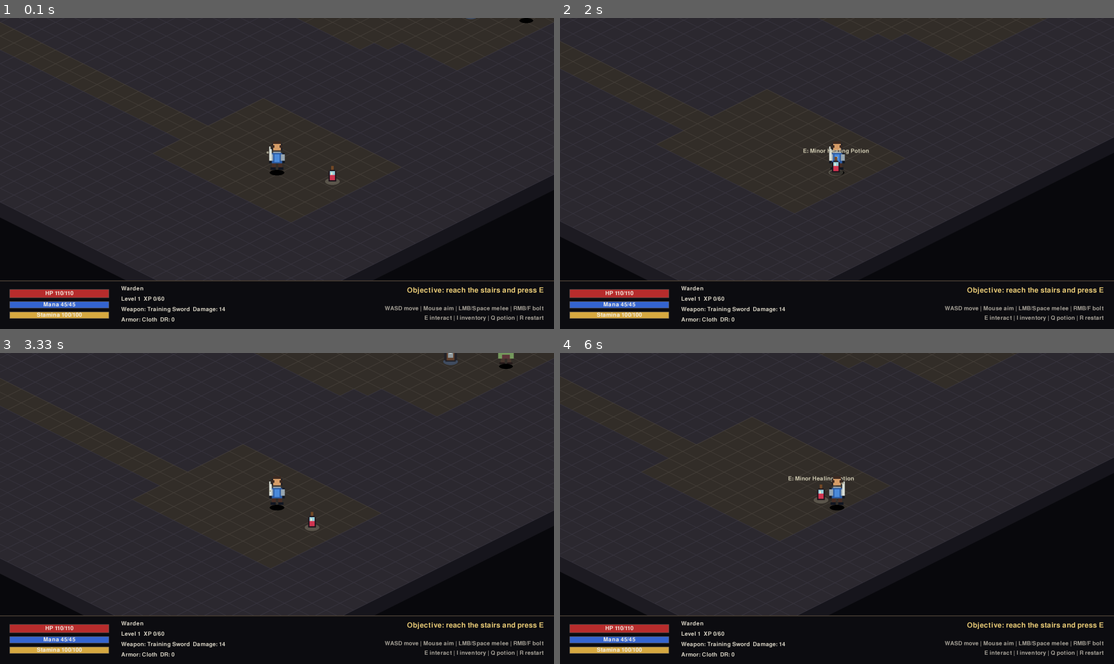
Above: before the commit, frames 1-4 (two rows, left to right).
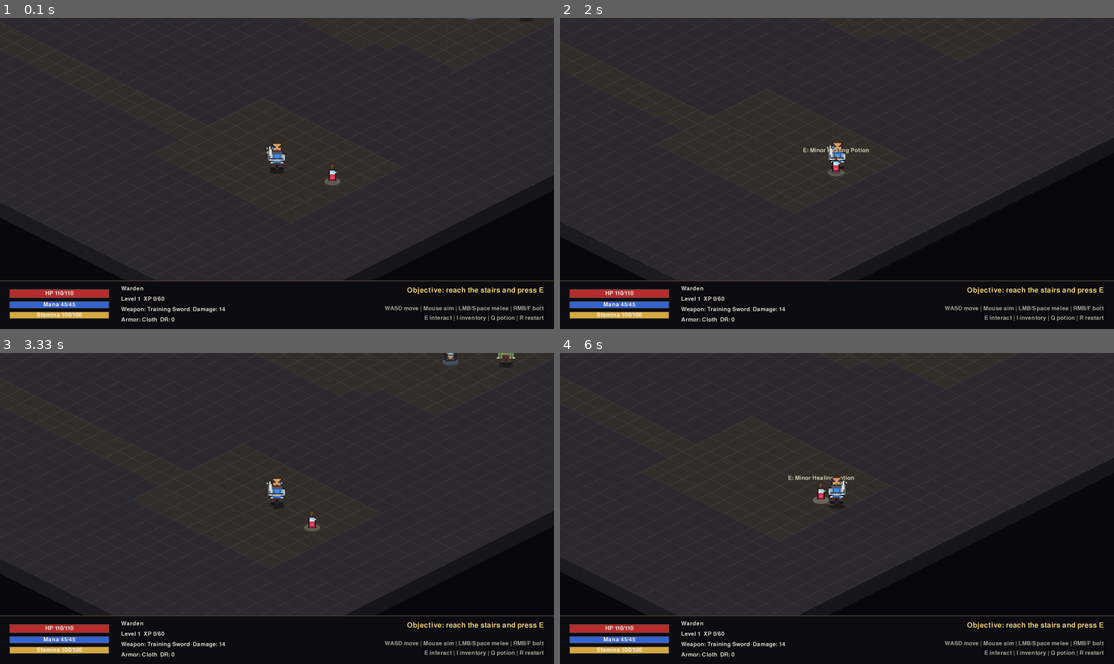
Above: after the commit, the same moments.

Repository: mattirk/arch-rogue
Game: pygame game, started from src/arch_rogue/__main__.py
Two runs of this game, one before a commit and one after it. Both use one fixed random seed, a clock stepped at 60 frames per second and the inputs below.
Inputs (mouse positions are in pixels of both pictures, inside the frame that each line leads up to):
- Up to frame 1 (0.1 s): no input
- Up to frame 2 (2 s): hold Right 0.33-0.8 s; move the mouse to (814, 185) at 0.37 s; hold Up 0.83-1.13 s; move the mouse to (842, 195) at 0.87 s; hold Right 1.17-1.63 s; move the mouse to (892, 241) at 1.2 s; hold Left from 1.67 s (still down); move the mouse to (665, 245) at 1.7 s
- Up to frame 3 (3.33 s): release Left at 2.2 s; hold Down 2.23-2.53 s; move the mouse to (343, 536) at 2.27 s; hold Left 2.57-2.97 s; move the mouse to (288, 402) at 2.6 s; hold Up from 3 s (still down); move the mouse to (77, 499) at 3.03 s
- Up to frame 4 (6 s): release Up at 3.37 s; hold Right 3.4-4.03 s; move the mouse to (837, 545) at 3.43 s; hold Down 4.07-4.43 s; move the mouse to (1047, 626) at 4.1 s; hold Left 4.47-4.93 s; move the mouse to (759, 443) at 4.5 s; hold Right 4.97-5.43 s; move the mouse to (981, 480) at 5 s; hold Up 5.47-5.77 s; move the mouse to (626, 440) at 5.5 s; hold Right from 5.8 s (still down); move the mouse to (1036, 483) at 5.83 s

The runs differ from the first frame. In frame 1, 0.2% of the frame differs, in the area x 13-97%, y 0-83%; in frame 2, 0.2%; in frame 3, 0.2%; in frame 4, 0.3%, in the area x 41-91%, y 39-85%.

Commit message:
Some cleanup

Diff:
--- a/src/arch_rogue/game.py
+++ b/src/arch_rogue/game.py
@@ -125,6 +125,10 @@
     color: Color = (170, 70, 65)
     facing_x: float = 1.0
     facing_y: float = 0.0
+    moving: bool = False
+    move_x: float = 1.0
+    move_y: float = 0.0
+    anim_time: float = 0.0
 
     @property
     def alive(self) -> bool:
@@ -147,6 +151,10 @@
     next_xp: int = 60
     facing_x: float = 1.0
     facing_y: float = 0.0
+    moving: bool = False
+    move_x: float = 1.0
+    move_y: float = 0.0
+    anim_time: float = 0.0
     melee_timer: float = 0.0
     bolt_timer: float = 0.0
     inventory: list[Item] = field(default_factory=list)
@@ -291,6 +299,18 @@
     ) -> None:
         pygame.draw.rect(surface, color, (x, y, w, h))
 
+    def _dot(self, surface: pygame.Surface, x: int, y: int, color: Color) -> None:
+        self._rect(surface, x, y, 1, 1, color)
+
+    def _line(
+        self,
+        surface: pygame.Surface,
+        start: tuple[int, int],
+        end: tuple[int, int],
+        color: Color,
+    ) -> None:
+        pygame.draw.line(surface, color, start, end)
+
     def _scale(
         self, surface: pygame.Surface, scale: int | None = None
     ) -> pygame.Surface:
@@ -327,6 +347,19 @@
         self._rect(s, 10, 19, 3, 3, leather)
         self._rect(s, 4, 22, 4, 2, outline)
         self._rect(s, 10, 22, 4, 2, outline)
+        self._rect(s, 7, 6, 1, 1, (40, 35, 32))
+        self._rect(s, 10, 6, 1, 1, (40, 35, 32))
+        self._rect(s, 8, 8, 2, 1, (170, 105, 78))
+        self._rect(s, 5, 10, 8, 1, (108, 82, 50))
+        self._rect(s, 4, 15, 10, 1, (30, 58, 116))
+        self._rect(s, 6, 16, 6, 1, (235, 205, 112))
+        self._rect(s, 4, 18, 2, 1, steel_hi)
+        self._rect(s, 12, 18, 2, 1, steel_hi)
+        self._rect(s, 8, 20, 2, 2, outline)
+        self._rect(s, 3, 13, 1, 3, steel_hi)
+        self._rect(s, 14, 13, 1, 3, (86, 91, 103))
+        self._rect(s, 15, 9, 1, 8, (96, 104, 112))
+        self._dot(s, 16, 7, steel_hi)
         return s
 
     def _ghoul(self) -> pygame.Surface:
@@ -351,6 +384,18 @@
         self._rect(s, 10, 18, 3, 3, cloth)
         self._rect(s, 4, 21, 4, 1, outline)
         self._rect(s, 10, 21, 4, 1, outline)
+        self._rect(s, 6, 6, 1, 1, eye)
+        self._rect(s, 11, 6, 1, 1, eye)
+        self._rect(s, 8, 8, 3, 1, (50, 29, 32))
+        self._rect(s, 5, 12, 2, 1, flesh_hi)
+        self._rect(s, 9, 13, 3, 1, (72, 102, 70))
+        self._rect(s, 4, 14, 1, 4, (64, 102, 70))
+        self._rect(s, 13, 14, 1, 4, (64, 102, 70))
+        self._rect(s, 2, 17, 2, 1, (202, 202, 162))
+        self._rect(s, 14, 17, 2, 1, (202, 202, 162))
+        self._rect(s, 7, 16, 1, 2, (56, 35, 38))
+        self._rect(s, 10, 16, 1, 2, (56, 35, 38))
+        self._dot(s, 12, 10, rot)
         return s
 
     def _cultist(self) -> pygame.Surface:
@@ -373,6 +418,18 @@
         self._rect(s, 14, 8, 1, 4, flame)
         self._rect(s, 13, 10, 3, 2, flame)
         self._rect(s, 4, 20, 10, 2, outline)
+        self._rect(s, 5, 4, 1, 4, (54, 31, 92))
+        self._rect(s, 12, 4, 1, 4, (42, 25, 70))
+        self._rect(s, 8, 7, 2, 1, (184, 138, 218))
+        self._rect(s, 8, 12, 2, 2, trim)
+        self._rect(s, 6, 15, 1, 4, trim)
+        self._rect(s, 11, 15, 1, 4, (63, 39, 105))
+        self._rect(s, 3, 17, 12, 1, (47, 32, 82))
+        self._rect(s, 14, 6, 1, 2, (255, 175, 255))
+        self._dot(s, 15, 8, (255, 220, 255))
+        self._dot(s, 13, 9, (255, 220, 255))
+        self._rect(s, 4, 21, 3, 1, trim)
+        self._rect(s, 11, 21, 3, 1, trim)
         return s
 
     def _gate_warden(self) -> pygame.Surface:
@@ -399,6 +456,19 @@
         self._rect(s, 11, 19, 3, 4, dark)
         self._rect(s, 5, 23, 5, 2, outline)
         self._rect(s, 10, 23, 5, 2, outline)
+        self._rect(s, 5, 1, 3, 2, brass_hi)
+        self._rect(s, 12, 1, 3, 2, brass_hi)
+        self._rect(s, 7, 6, 6, 1, (98, 48, 34))
+        self._rect(s, 6, 10, 8, 1, (210, 148, 70))
+        self._rect(s, 6, 14, 8, 1, (91, 98, 98))
+        self._rect(s, 9, 12, 2, 3, (255, 202, 90))
+        self._rect(s, 3, 16, 4, 2, (78, 84, 86))
+        self._rect(s, 13, 16, 4, 2, (78, 84, 86))
+        self._rect(s, 1, 11, 3, 5, dark)
+        self._rect(s, 16, 12, 3, 5, brass)
+        self._rect(s, 17, 13, 1, 3, brass_hi)
+        self._dot(s, 9, 4, eye)
+        self._dot(s, 11, 4, eye)
         return s
 
     def _potion(self) -> pygame.Surface:
@@ -414,6 +484,11 @@
         self._rect(s, 4, 5, 4, 3, glass)
         self._rect(s, 4, 8, 4, 4, liquid)
         self._rect(s, 5, 6, 1, 2, shine)
+        self._rect(s, 6, 2, 1, 2, (82, 49, 27))
+        self._rect(s, 4, 7, 4, 1, (205, 238, 245))
+        self._rect(s, 5, 10, 2, 1, (248, 96, 116))
+        self._rect(s, 4, 12, 4, 1, (125, 28, 52))
+        self._dot(s, 8, 6, shine)
         return s
 
     def _weapon(self) -> pygame.Surface:
@@ -427,6 +502,12 @@
         self._rect(s, 6, 8, 6, 2, guard)
         self._rect(s, 8, 10, 2, 3, grip)
         self._rect(s, 7, 13, 4, 1, guard)
+        self._rect(s, 9, 1, 1, 7, (248, 252, 242))
+        self._rect(s, 6, 4, 1, 3, blade)
+        self._rect(s, 5, 8, 1, 1, (230, 178, 78))
+        self._rect(s, 11, 8, 1, 1, (230, 178, 78))
+        self._rect(s, 9, 11, 1, 2, (130, 82, 48))
+        self._dot(s, 8, 12, (230, 178, 78))
         return s
 
     def _armor(self) -> pygame.Surface:
@@ -441,20 +522,34 @@
         self._rect(s, 5, 5, 4, 5, plate)
         self._rect(s, 6, 5, 2, 2, hi)
         self._rect(s, 3, 12, 8, 1, outline)
+        self._rect(s, 4, 4, 1, 7, (60, 42, 34))
+        self._rect(s, 9, 4, 1, 7, (63, 50, 44))
+        self._rect(s, 5, 8, 4, 1, (95, 102, 106))
+        self._rect(s, 6, 10, 2, 1, (200, 160, 80))
+        self._dot(s, 4, 6, hi)
+        self._dot(s, 9, 7, (82, 88, 94))
         return s
 
     def _blue_bolt(self) -> pygame.Surface:
-        s = self._surface(10, 10)
-        self._rect(s, 4, 0, 2, 10, (68, 170, 255))
-        self._rect(s, 2, 3, 6, 4, (86, 215, 255))
-        self._rect(s, 4, 4, 2, 2, (240, 250, 255))
+        s = self._surface(14, 10)
+        self._rect(s, 2, 4, 9, 2, (68, 170, 255))
+        self._rect(s, 5, 2, 5, 6, (86, 215, 255))
+        self._rect(s, 10, 3, 3, 4, (68, 170, 255))
+        self._rect(s, 8, 4, 3, 2, (240, 250, 255))
+        self._rect(s, 0, 3, 3, 1, (36, 92, 190))
+        self._rect(s, 0, 6, 3, 1, (36, 92, 190))
+        self._dot(s, 12, 5, (240, 250, 255))
         return s
 
     def _void_bolt(self) -> pygame.Surface:
-        s = self._surface(10, 10)
-        self._rect(s, 4, 0, 2, 10, (119, 54, 184))
-        self._rect(s, 2, 3, 6, 4, (210, 83, 238))
-        self._rect(s, 4, 4, 2, 2, (255, 190, 255))
+        s = self._surface(14, 10)
+        self._rect(s, 2, 4, 9, 2, (119, 54, 184))
+        self._rect(s, 5, 2, 5, 6, (210, 83, 238))
+        self._rect(s, 10, 3, 3, 4, (119, 54, 184))
+        self._rect(s, 8, 4, 3, 2, (255, 190, 255))
+        self._rect(s, 0, 3, 3, 1, (54, 30, 102))
+        self._rect(s, 0, 6, 3, 1, (54, 30, 102))
+        self._dot(s, 12, 5, (255, 220, 255))
         return s
 
     def _slash(self) -> pygame.Surface:
@@ -466,6 +561,10 @@
         self._rect(s, 8, 3, 4, 2, pale)
         self._rect(s, 11, 2, 3, 2, gold)
         self._rect(s, 14, 1, 2, 1, pale)
+        self._rect(s, 3, 8, 5, 1, (146, 90, 42))
+        self._rect(s, 6, 6, 7, 1, (255, 252, 210))
+        self._dot(s, 13, 4, pale)
+        self._dot(s, 16, 2, (255, 252, 210))
         return s
 
 
@@ -485,6 +584,7 @@
         self.running = True
         self.inventory_open = False
         self.state = "playing"
+        self.elapsed = 0.0
         self.restart()
 
     def restart(self) -> None:
@@ -616,6 +716,7 @@
                     self.player_cast_bolt()
 
     def update(self, dt: float) -> None:
+        self.elapsed += dt
         self.update_player_aim()
         self.update_player(dt)
         self.update_enemies(dt)
@@ -636,6 +737,7 @@
             self.player.facing_y = dy / length
 
     def update_player(self, dt: float) -> None:
+        self.player.moving = False
         keys = pygame.key.get_pressed()
         dx = float(keys[pygame.K_d] or keys[pygame.K_RIGHT]) - float(
             keys[pygame.K_a] or keys[pygame.K_LEFT]
@@ -659,6 +761,7 @@
         self.player.mana = min(self.player.max_mana, self.player.mana + 5 * dt)
 
     def move_actor(self, actor: Player | Enemy, dx: float, dy: float) -> None:
+        old_x, old_y = actor.x, actor.y
         new_x = actor.x + dx
         if not self.dungeon.blocked_for_radius(new_x, actor.y):
             actor.x = new_x
@@ -666,8 +769,18 @@
         if not self.dungeon.blocked_for_radius(actor.x, new_y):
             actor.y = new_y
 
+        actual_dx = actor.x - old_x
+        actual_dy = actor.y - old_y
+        distance = math.hypot(actual_dx, actual_dy)
+        if distance > 0.0001:
+            actor.moving = True
+            actor.move_x = actual_dx / distance
+            actor.move_y = actual_dy / distance
+            actor.anim_time += distance * 4.8
+
     def update_enemies(self, dt: float) -> None:
         for enemy in self.enemies:
+            enemy.moving = False
             enemy.attack_timer = max(0.0, enemy.attack_timer - dt)
             dx = self.player.x - enemy.x
             dy = self.player.y - enemy.y
@@ -1023,6 +1136,43 @@
                 [top, right, bottom, left],
                 WORLD_SCALE,
             )
+            seed = (x * 928371 + y * 364479) & 7
+            if seed in (1, 4, 6):
+                pygame.draw.line(
+                    self.screen,
+                    (69, 65, 76),
+                    (sx - 15 * WORLD_SCALE, sy - 9 * WORLD_SCALE),
+                    (sx - 4 * WORLD_SCALE, sy - 14 * WORLD_SCALE),
+                    WORLD_SCALE,
+                )
+                pygame.draw.line(
+                    self.screen,
+                    (22, 21, 28),
+                    (sx + 10 * WORLD_SCALE, sy + 18 * WORLD_SCALE),
+                    (sx + 2 * WORLD_SCALE, sy + wall_h - 5 * WORLD_SCALE),
+                    WORLD_SCALE,
+                )
+            if seed in (2, 5):
+                pygame.draw.rect(
+                    self.screen,
+                    (34, 54, 43),
+                    (
+                        sx - 24 * WORLD_SCALE,
+                        sy + 18 * WORLD_SCALE,
+                        6 * WORLD_SCALE,
+                        2 * WORLD_SCALE,
+                    ),
+                )
+                pygame.draw.rect(
+                    self.screen,
+                    (40, 68, 50),
+                    (
+                        sx + 13 * WORLD_SCALE,
+                        sy + 8 * WORLD_SCALE,
+                        5 * WORLD_SCALE,
+                        2 * WORLD_SCALE,
+                    ),
+                )
             return
 
         base = (52, 47, 42) if tile == Tile.FLOOR else (76, 58, 36)
@@ -1031,6 +1181,44 @@
         pygame.draw.lines(
             self.screen, edge, True, [top, right, bottom, left], WORLD_SCALE
         )
+        seed = (x * 1103515245 + y * 12345) & 15
+        if seed in (0, 3, 7, 12):
+            pygame.draw.line(
+                self.screen,
+                (38, 35, 33),
+                (sx - 18 * WORLD_SCALE, sy - 2 * WORLD_SCALE),
+                (sx - 6 * WORLD_SCALE, sy + 4 * WORLD_SCALE),
+                WORLD_SCALE,
+            )
+        if seed in (2, 8, 14):
+            pygame.draw.rect(
+                self.screen,
+                (71, 63, 54),
+                (
+                    sx + 8 * WORLD_SCALE,
+                    sy - 6 * WORLD_SCALE,
+                    3 * WORLD_SCALE,
+                    2 * WORLD_SCALE,
+                ),
+            )
+            pygame.draw.rect(
+                self.screen,
+                (43, 39, 36),
+                (
+                    sx + 15 * WORLD_SCALE,
+                    sy + 7 * WORLD_SCALE,
+                    2 * WORLD_SCALE,
+                    2 * WORLD_SCALE,
+                ),
+            )
+        if seed in (5, 10):
+            pygame.draw.line(
+                self.screen,
+                (76, 68, 58),
+                (sx - 4 * WORLD_SCALE, sy - 10 * WORLD_SCALE),
+                (sx + 14 * WORLD_SCALE, sy - 2 * WORLD_SCALE),
+                WORLD_SCALE,
+            )
         if tile == Tile.STAIRS:
             pygame.draw.line(
                 self.screen,
@@ -1052,6 +1240,19 @@
                 (sx - 6 * WORLD_SCALE, sy + 12 * WORLD_SCALE),
                 (sx + 6 * WORLD_SCALE, sy + 12 * WORLD_SCALE),
                 3 * WORLD_SCALE,
+            )
+            pygame.draw.line(
+                self.screen,
+                (255, 225, 132),
+                (sx - 20 * WORLD_SCALE, sy - 8 * WORLD_SCALE),
+                (sx + 20 * WORLD_SCALE, sy - 8 * WORLD_SCALE),
+                WORLD_SCALE,
+            )
+            pygame.draw.circle(
+                self.screen,
+                (255, 214, 105),
+                (sx, sy - 16 * WORLD_SCALE),
+                max(2, 2 * WORLD_SCALE),
             )
 
     def draw_world_objects(self) -> None:
@@ -1087,14 +1288,93 @@
                 surface, surface.get_rect(center=(sx, sy - 34 * WORLD_SCALE))
             )
 
-    def draw_shadow(self, x: float, y: float, width: int, height: int) -> None:
+    def draw_shadow(
+        self, x: float, y: float, width: int, height: int, moving: bool = False
+    ) -> None:
         sx, sy = self.world_to_screen(x, y)
-        scaled_w = width * WORLD_SCALE
-        scaled_h = height * WORLD_SCALE
-        pygame.draw.ellipse(
+        squash = 1 + int(moving and math.sin(self.elapsed * 18.0) > 0)
+        scaled_w = (width + squash * 2) * WORLD_SCALE
+        scaled_h = max(1, (height - squash) * WORLD_SCALE)
+        shadow = pygame.Surface((scaled_w, scaled_h), pygame.SRCALPHA)
+        pygame.draw.ellipse(shadow, (0, 0, 0, 95), shadow.get_rect())
+        self.screen.blit(
+            shadow,
+            shadow.get_rect(center=(sx, sy + 10 * WORLD_SCALE)),
+        )
+
+    def walk_offsets(self, actor: Player | Enemy) -> tuple[int, int]:
+        if not actor.moving:
+            return 0, 0
+        bob = int(abs(math.sin(actor.anim_time * math.tau)) * 3)
+        sway = int(math.sin(actor.anim_time * math.tau) * 2)
+        return sway, bob
+
+    def iso_screen_direction(self, dx: float, dy: float) -> tuple[float, float]:
+        screen_dx = (dx - dy) * TILE_W / 2
+        screen_dy = (dx + dy) * TILE_H / 2
+        length = math.hypot(screen_dx, screen_dy)
+        if length <= 0.001:
+            return 1.0, 0.0
+        return screen_dx / length, screen_dy / length
+
+    def draw_movement_trail(
+        self, actor: Player | Enemy, color: Color, size: int = 2
+    ) -> None:
+        if not actor.moving:
+            return
+        sx, sy = self.world_to_screen(actor.x, actor.y)
+        vx, vy = self.iso_screen_direction(actor.move_x, actor.move_y)
+        phase = abs(math.sin(actor.anim_time * math.tau))
+        for step, alpha in ((1, 86), (2, 48)):
+            px = sx - int(vx * (7 + step * 8) * WORLD_SCALE)
+            py = sy + int(8 * WORLD_SCALE) - int(vy * (3 + step * 5) * WORLD_SCALE)
+            dust = pygame.Surface(
+                (size * 5 * WORLD_SCALE, size * 2 * WORLD_SCALE), pygame.SRCALPHA
+            )
+            pygame.draw.rect(
+                dust,
+                (*color, int(alpha * (0.55 + phase * 0.45))),
+                dust.get_rect(),
+            )
+            self.screen.blit(dust, dust.get_rect(center=(px, py)))
+
+    def draw_sprite_direction_cue(
+        self,
+        sx: int,
+        sy: int,
+        dx: float,
+        dy: float,
+        color: Color,
+        hostile: bool = False,
+    ) -> None:
+        vx, vy = self.iso_screen_direction(dx, dy)
+        scale = WORLD_SCALE
+        chest_x = sx + int(vx * 12 * scale)
+        chest_y = sy - 42 * scale + int(vy * 5 * scale)
+        foot_x = sx + int(vx * 10 * scale)
+        foot_y = sy - 9 * scale + int(vy * 4 * scale)
+        dark = (30, 24, 30) if hostile else (25, 33, 44)
+        pygame.draw.rect(
             self.screen,
-            (0, 0, 0, 90),
-            (sx - scaled_w // 2, sy + 6 * WORLD_SCALE, scaled_w, scaled_h),
+            dark,
+            (chest_x - 3 * scale, chest_y - 3 * scale, 6 * scale, 6 * scale),
+        )
+        pygame.draw.rect(
+            self.screen,
+            color,
+            (chest_x - 2 * scale, chest_y - 2 * scale, 4 * scale, 4 * scale),
+        )
+        pygame.draw.line(
+            self.screen,
+            color,
+            (sx, sy - 20 * scale),
+            (foot_x, foot_y),
+            max(1, scale),
+        )
+        pygame.draw.rect(
+            self.screen,
+            color,
+            (foot_x - 2 * scale, foot_y - scale, 4 * scale, 2 * scale),
         )
 
     def blit_sprite(
@@ -1104,25 +1384,38 @@
         y: float,
         y_offset: int = 0,
         facing_x: float = 1.0,
+        x_offset: int = 0,
     ) -> tuple[int, int]:
         sx, sy = self.world_to_screen(x, y)
         turned_sprite = (
             pygame.transform.flip(sprite, True, False) if facing_x < 0 else sprite
         )
-        rect = turned_sprite.get_rect(midbottom=(sx, sy + y_offset * WORLD_SCALE))
+        rect = turned_sprite.get_rect(
+            midbottom=(sx + x_offset * WORLD_SCALE, sy + y_offset * WORLD_SCALE)
+        )
         self.screen.blit(turned_sprite, rect)
-        return sx, sy
+        return rect.centerx, sy
 
     def draw_player(self, player: Player) -> None:
-        self.draw_shadow(player.x, player.y, 34, 13)
+        sway, bob = self.walk_offsets(player)
+        self.draw_shadow(player.x, player.y, 34, 13, moving=player.moving)
+        self.draw_movement_trail(player, (145, 130, 98), size=2)
         sx, sy = self.blit_sprite(
             self.sprites.player,
             player.x,
             player.y,
-            y_offset=6,
+            y_offset=6 - bob,
             facing_x=player.facing_x,
-        )
-        self.draw_pixel_aim_marker(sx, sy, player.facing_x, player.facing_y)
+            x_offset=sway,
+        )
+        cue_dx = player.move_x if player.moving else player.facing_x
+        cue_dy = player.move_y if player.moving else player.facing_y
+        self.draw_sprite_direction_cue(
+            sx, sy - bob * WORLD_SCALE, cue_dx, cue_dy, (92, 170, 255)
+        )
+        self.draw_pixel_aim_marker(
+            sx, sy - bob * WORLD_SCALE, player.facing_x, player.facing_y
+        )
 
     def draw_pixel_aim_marker(self, sx: int, sy: int, dx: float, dy: float) -> None:
         # A tiny blocky weapon glint indicates facing without replacing the sprite art.
@@ -1152,9 +1445,21 @@
     def draw_enemy(self, enemy: Enemy) -> None:
         sprite = self.sprites.enemies.get(enemy.name, self.sprites.enemies["Ghoul"])
         shadow_w = 38 if enemy.name == "Gate Warden" else 32
-        self.draw_shadow(enemy.x, enemy.y, shadow_w, 12)
+        sway, bob = self.walk_offsets(enemy)
+        self.draw_shadow(enemy.x, enemy.y, shadow_w, 12, moving=enemy.moving)
+        self.draw_movement_trail(enemy, (120, 84, 68), size=2)
         sx, sy = self.blit_sprite(
-            sprite, enemy.x, enemy.y, y_offset=6, facing_x=enemy.facing_x
+            sprite,
+            enemy.x,
+            enemy.y,
+            y_offset=6 - bob,
+            facing_x=enemy.facing_x,
+            x_offset=sway,
+        )
+        cue_dx = enemy.move_x if enemy.moving else enemy.facing_x
+        cue_dy = enemy.move_y if enemy.moving else enemy.facing_y
+        self.draw_sprite_direction_cue(
+            sx, sy - bob * WORLD_SCALE, cue_dx, cue_dy, (245, 92, 76), hostile=True
         )
         bar_w = (34 if enemy.name == "Gate Warden" else 28) * WORLD_SCALE
         fill_w = int(bar_w * max(0, enemy.hp) / enemy.max_hp)
@@ -1175,10 +1480,14 @@
             "Rare": (245, 210, 80),
         }.get(item.rarity, (220, 220, 220))
         sprite = self.sprites.items.get(item.slot, self.sprites.items["potion"])
-        glow = pygame.Surface((34 * WORLD_SCALE, 16 * WORLD_SCALE), pygame.SRCALPHA)
-        pygame.draw.ellipse(glow, (*rarity_color, 65), glow.get_rect())
+        pulse = 0.65 + 0.35 * math.sin(self.elapsed * 4.0 + item.x + item.y)
+        glow = pygame.Surface((38 * WORLD_SCALE, 18 * WORLD_SCALE), pygame.SRCALPHA)
+        pygame.draw.ellipse(
+            glow, (*rarity_color, int(55 + 45 * pulse)), glow.get_rect()
+        )
         self.screen.blit(glow, glow.get_rect(center=(sx, sy + WORLD_SCALE)))
-        rect = sprite.get_rect(midbottom=(sx, sy + 4 * WORLD_SCALE))
+        bob = int(math.sin(self.elapsed * 3.2 + item.x * 0.7) * 2 * WORLD_SCALE)
+        rect = sprite.get_rect(midbottom=(sx, sy + 4 * WORLD_SCALE - bob))
         self.screen.blit(sprite, rect)
         if math.hypot(item.x - self.player.x, item.y - self.player.y) < 1.0:
             label = self.small_font.render(f"E: {item.name}", True, rarity_color)
@@ -1191,19 +1500,46 @@
         sprite = self.sprites.projectiles.get(
             projectile.owner, self.sprites.projectiles["enemy"]
         )
-        if abs(projectile.vx) > abs(projectile.vy):
-            sprite = pygame.transform.flip(sprite, projectile.vx < 0, False)
+        vx, vy = self.iso_screen_direction(projectile.vx, projectile.vy)
+        color = (70, 165, 255) if projectile.owner == "player" else (210, 83, 238)
+        for step, alpha in ((1, 120), (2, 72), (3, 38)):
+            trail = pygame.Surface((8 * WORLD_SCALE, 4 * WORLD_SCALE), pygame.SRCALPHA)
+            pygame.draw.rect(trail, (*color, alpha), trail.get_rect())
+            self.screen.blit(
+                trail,
+                trail.get_rect(
+                    center=(
+                        sx - int(vx * step * 9 * WORLD_SCALE),
+                        sy - 12 * WORLD_SCALE - int(vy * step * 9 * WORLD_SCALE),
+                    )
+                ),
+            )
+        angle = -math.degrees(math.atan2(vy, vx))
+        sprite = pygame.transform.rotate(sprite, angle)
         rect = sprite.get_rect(center=(sx, sy - 12 * WORLD_SCALE))
         self.screen.blit(sprite, rect)
 
     def draw_slash(self, slash: tuple[float, float, float]) -> None:
         x, y, ttl = slash
         sx, sy = self.world_to_screen(x, y)
+        life = max(0.0, min(1.0, ttl / 0.16))
         sprite = self.sprites.slash.copy()
         if self.player.facing_x < 0:
             sprite = pygame.transform.flip(sprite, True, False)
-        sprite.set_alpha(max(0, min(255, int(255 * ttl / 0.16))))
-        rect = sprite.get_rect(center=(sx, sy - 18 * WORLD_SCALE))
+        if life < 0.7:
+            grow = 1.0 + (0.7 - life) * 0.25
+            sprite = pygame.transform.scale(
+                sprite,
+                (int(sprite.get_width() * grow), int(sprite.get_height() * grow)),
+            )
+        sprite.set_alpha(max(0, min(255, int(255 * life))))
+        vx, vy = self.iso_screen_direction(self.player.facing_x, self.player.facing_y)
+        rect = sprite.get_rect(
+            center=(
+                sx + int(vx * (1.0 - life) * 12 * WORLD_SCALE),
+                sy - 18 * WORLD_SCALE + int(vy * (1.0 - life) * 6 * WORLD_SCALE),
+            )
+        )
         self.screen.blit(sprite, rect)
 
     def ui(self, value: int) -> int:
Not shown, changed: .gitignore
